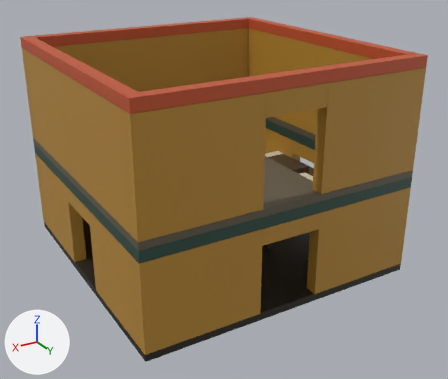
One commit to the FBX model Assets/_Project/Art/Models/Castle/BronzeAge/BronzeStairUp.fbx: the scene before it, then after it.
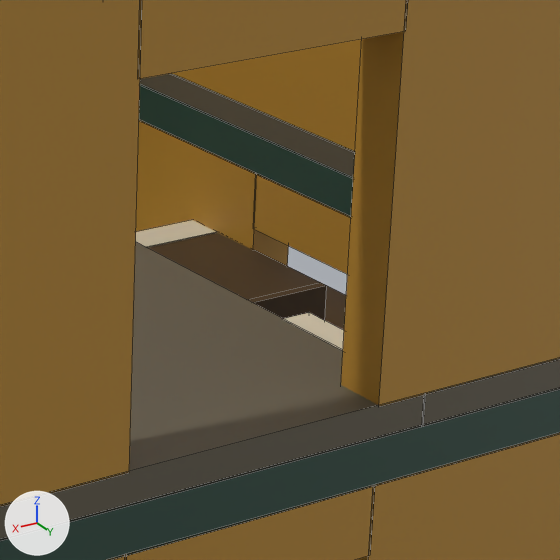
Each version appears first whole from a 50 mm lens placed at (12.55, 22.13, 13.77), pointed at (-0.21, 0.86, 3.14), and next in a close-up on the part from 52% to 81% of the width and 26% to 61% of the height. Lighting does not change. The marker at lower left points along +X, +Y and +Z. The older version's two pictures come first. The close-ups show mesh edges as thin lines.

Names of what the first close-up shows: 'BronzeStairUp'.
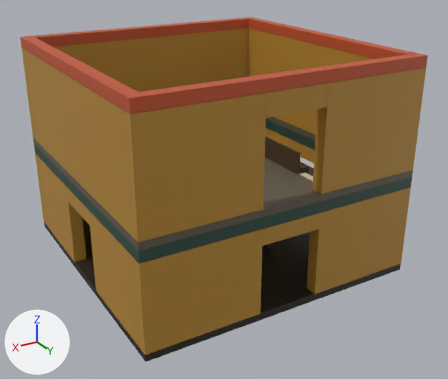
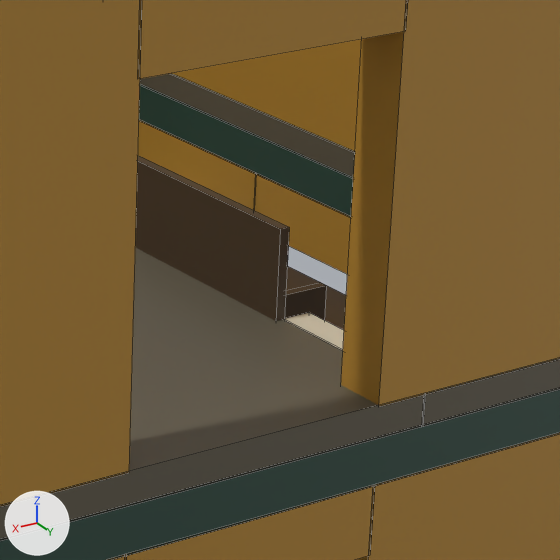
Where the change shows, as pixel boxes (x1, y1, x2, y2) in the close-ups (560 x 560 px):
part 1 of me_bronzestairupmesh, added (brown)
    after: (135, 156, 290, 321)

Patch to the scene script:
```diff
--- a/Assets/_Project/Art/Models/Castle/BronzeAge/BronzeStairUp.fbx.py
+++ b/Assets/_Project/Art/Models/Castle/BronzeAge/BronzeStairUp.fbx.py
@@ me_bronzestairupmesh @@
 # used by ob_bronzestairup; location = (0.0, 0.0, 0.0)
-me_bronzestairupmesh.from_pydata(...)  # 528 vertices, 386 faces; spans x -6.01..6.01, y -6.01..6.01, z -0.01..9.21
+me_bronzestairupmesh.from_pydata(...)  # 544 vertices, 398 faces; spans x -6.01..6.01, y -6.01..6.01, z -0.01..9.21
+# me_bronzestairupmesh part 1: a new loose piece, a box spanning x -1.81..-1.71, y -4.29..4.01, z 4.59..5.51, in mat_bronzestairup_oak (picture img_plunderspellpalette_png)
+# other edits to the shape of me_bronzestairupmesh do not show in these pictures
 me_bronzestairupmesh.materials.append(mat_bronzestairup_ash_hi)
```
